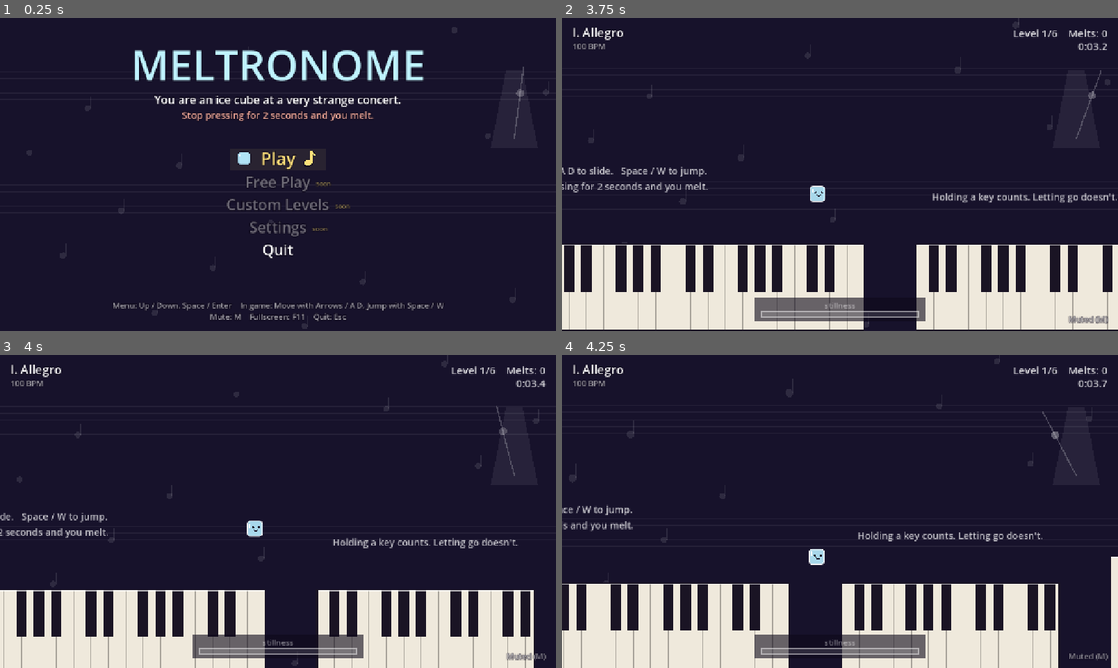
Above: before the commit, frames 1-4 (two rows, left to right).
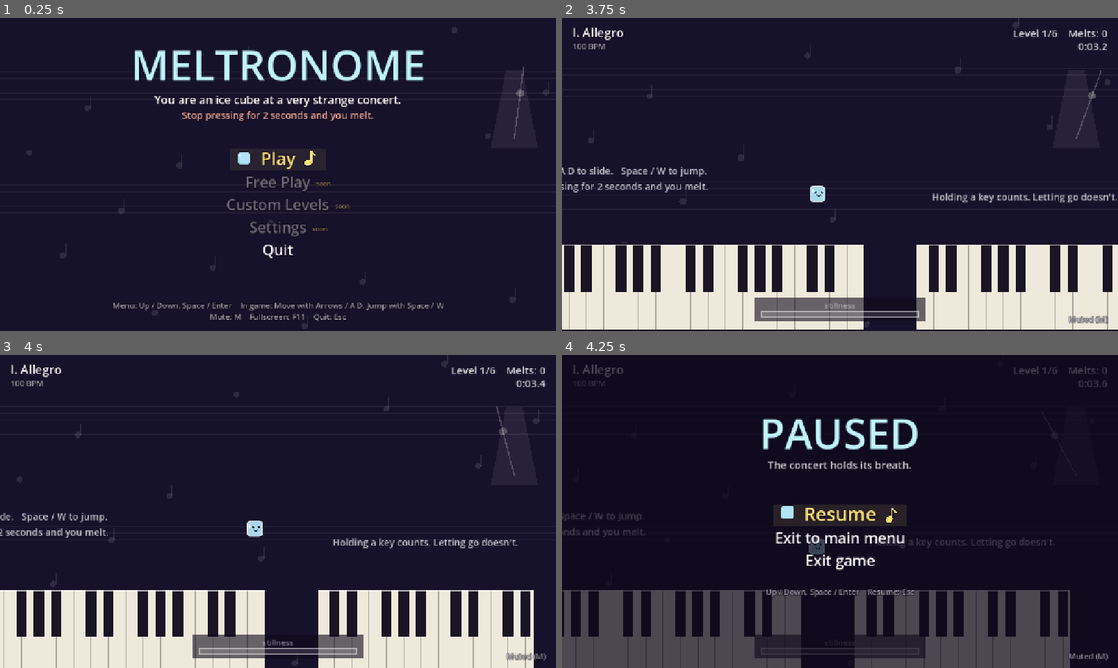
Above: after the commit, the same moments.

Repository: lazywarp/OctAIJam
Game: Godot game, scene res://scenes/main.tscn
The game is run twice, just before and just after one commit, with the same random seed, the same clock (stepped at 60 frames per second) and the same inputs.
Inputs (mouse positions are in pixels of both pictures, inside the frame that each line leads up to):
- Up to frame 1 (0.25 s): no input
- Up to frame 2 (3.75 s): tap Enter at 0.5, 2.1 s; move the mouse to (962, 158) at 0.52 s; hold Space (jump) 0.53-1.28 s; hold Right (move_right) 0.53-2.03 s; click (962, 158) at 0.67 s; move the mouse to (728, 190) at 1.27 s; tap Z at 1.35 s; click (728, 190) at 1.42 s; tap Space (jump) at 1.52, 1.55, 1.82, 3.02, 3.05, 3.32 s; move the mouse to (895, 105) at 2.02 s; hold Left (move_left) 2.03-2.78 s; hold Space (jump) 2.03-2.78 s; click (895, 105) at 2.17 s; move the mouse to (812, 237) at 2.77 s; hold Right (move_right) from 2.78 s (still down); tap Keypad Enter at 2.85 s; click (812, 237) at 2.92 s; move the mouse to (1006, 221) at 3.52 s; hold Space (jump) from 3.53 s (still down); tap M at 3.6 s; click (1006, 221) at 3.67 s
- Up to frame 3 (4 s): keep holding Right (move_right); keep holding Space (jump)
- Up to frame 4 (4.25 s): keep holding Right (move_right); keep holding Space (jump); tap Escape at 4.15 s

Frames 1-3 are identical in both runs. In frame 4, 28% of the frame differs, in the area x 0-100%, y 0-100%.

Commit message:
Pause menu (M4): Esc / Start pauses a level
Esc or gamepad Start during a level (play, dying, win) pauses via
SceneTree.paused; Esc on the main menu still quits. Only the new
pause_menu.gd node, the HUD layer and the synth run while paused, so the
beat clock, stillness, level timer, power-ups, death/win countdowns,
player, pendulums, hazards and background all freeze; ringing pads fade
out but no new ticks or notes start (delayed chime timers no longer run
while paused). Losing window focus mid-level also pauses.

The HUD dims the level under "PAUSED" with Resume, Exit to main menu and
Exit game, navigated like the main menu (keys, stick, mouse, same blips
and lemon highlight). Esc / Start / B resume. Resume resets stillness;
Exit to main menu abandons the attempt; Exit game quits cleanly.

Co-Authored-By: Claude Opus 5.5 <noreply@anthropic.com>

Diff:
--- a/scripts/hud.gd
+++ b/scripts/hud.gd
@@ -9,6 +9,7 @@
 var font: Font
 var _t := 0.0
 var _menu_rects: Array[Rect2] = [] # main menu item hit boxes, from the last draw (for the mouse)
+var _pause_rects: Array[Rect2] = [] # pause menu item hit boxes, likewise
 var _box := StyleBoxFlat.new()
 
 
@@ -16,15 +17,25 @@
 	font = ThemeDB.fallback_font
 
 
-# Mouse on the main menu: hovering highlights an item, a left click selects it.
+# Mouse on the main menu or the pause menu: hovering highlights an item, a left click selects it.
 func _input(event: InputEvent) -> void:
-	if main.state != "menu":
+	var paused: bool = main.pause_menu.is_open()
+	if main.state != "menu" and not paused:
 		return
 	var mouse_move := event is InputEventMouseMotion
 	var click: bool = event is InputEventMouseButton and event.pressed and event.button_index == MOUSE_BUTTON_LEFT
 	if not mouse_move and not click:
 		return
 	var at := get_local_mouse_position()
+	if paused:
+		for i in _pause_rects.size():
+			if _pause_rects[i].has_point(at):
+				if click:
+					main.pause_menu.select(i)
+				else:
+					main.pause_menu.highlight(i)
+				return
+		return
 	for i in _menu_rects.size():
 		if _menu_rects[i].has_point(at):
 			if click:
@@ -63,9 +74,12 @@
 		_:
 			_draw_play_hud(vp)
 
-	if main.message_t > 0.0 and main.state != "menu": # the menu draws its own, below the items
+	if main.message_t > 0.0 and main.state != "menu" and not main.pause_menu.is_open(): # the menu draws its own
 		var a := clampf(main.message_t * 2.0, 0.0, 1.0)
 		_text(vp.y * 0.28, main.message, 46, Color(1, 1, 1, a))
+
+	if main.pause_menu.is_open():
+		_draw_pause(vp)
 
 	if AudioServer.is_bus_mute(AudioServer.get_bus_index("Master")):
 		var pos := Vector2(vp.x - 224, vp.y - 20)
@@ -123,6 +137,42 @@
 		_text(y0 + step * items.size() + 8.0, main.message, 24, Color(1.0, 0.89, 0.48, a))
 	_text(vp.y - 52.0, "Menu: Up / Down, Space / Enter    In game: Move with Arrows / A D, Jump with Space / W", 18, Color(1, 1, 1, 0.6))
 	_text(vp.y - 26.0, "Mute: M    Fullscreen: F11    Quit: Esc", 18, Color(1, 1, 1, 0.6))
+
+
+# Pause overlay: the frozen level dimmed behind "PAUSED" and the items, highlighted like the
+# main menu. The cube and note bob on the HUD's own clock, since the beat is frozen.
+func _draw_pause(vp: Vector2) -> void:
+	var pm = main.pause_menu
+	draw_rect(Rect2(Vector2.ZERO, vp), Color(0.05, 0.03, 0.1, 0.72))
+	var top := vp.y * 0.3
+	_text(top, "PAUSED", 96, Color("bff3ff"))
+	_text(top + 46, "The concert holds its breath.", 24, Color(1, 1, 1, 0.75))
+
+	var items: Array = pm.ITEMS
+	var y0 := vp.y * 0.53
+	var step := 52.0
+	var cx := vp.x * 0.5
+	var pulse := pow(1.0 - fposmod(_t * 1.2, 1.0), 3.0)
+	var pop: float = pm.flash
+	_pause_rects.clear()
+	for i in items.size():
+		var label: String = items[i]
+		var sel: bool = i == pm.index
+		var y := y0 + step * i
+		var size := 40 if sel else 34
+		if sel:
+			size += roundi(4.0 * pop)
+		var half := font.get_string_size(label, HORIZONTAL_ALIGNMENT_LEFT, -1, size).x * 0.5
+		if sel:
+			draw_rect(Rect2(cx - half - 70.0, y - step * 0.72, half * 2.0 + 140.0, step * 0.92), Color(1.0, 0.89, 0.48, 0.07 + 0.05 * pulse))
+		_text(y, label, size, Color("ffe27a") if sel else Color.WHITE)
+		_pause_rects.append(Rect2(cx - 240.0, y - step * 0.68, 480.0, step))
+		if sel:
+			var mid := y - size * 0.36
+			var bob := -6.0 * pulse
+			_draw_cube(Vector2(cx - half - 38.0, mid + bob), 30.0 + 4.0 * pulse)
+			_draw_note(Vector2(cx + half + 30.0, mid - bob), Color("ffe27a"))
+	_text(y0 + step * items.size() + 14.0, "Up / Down, Space / Enter    Resume: Esc", 18, Color(1, 1, 1, 0.6))
 
 
 # A little ice cube, like the player: centred on c, side s.
--- a/scripts/main.gd
+++ b/scripts/main.gd
@@ -14,6 +14,7 @@
 const SynthScript := preload("res://scripts/synth.gd")
 const BackgroundScript := preload("res://scripts/background.gd")
 const HudScript := preload("res://scripts/hud.gd")
+const PauseMenuScript := preload("res://scripts/pause_menu.gd")
 const Levels := preload("res://scripts/levels.gd")
 
 const DEFAULT_BPM := 100.0
@@ -78,6 +79,7 @@
 var world: Node2D
 var player: PlayerScript
 var synth: SynthScript
+var pause_menu: PauseMenuScript
 
 var _beat_clock := 0.0 # progress through the current beat, in beats (0..1)
 var _bpm_from := DEFAULT_BPM
@@ -104,6 +106,7 @@
 	RenderingServer.set_default_clear_color(Color("17122b"))
 
 	synth = SynthScript.new()
+	synth.process_mode = Node.PROCESS_MODE_ALWAYS # menu blips and ringing pads while paused
 	add_child(synth)
 	var pad_hz: Array[float] = []
 	for chord: Array in CHORDS:
@@ -127,10 +130,15 @@
 
 	var hud_layer := CanvasLayer.new()
 	hud_layer.layer = 10
+	hud_layer.process_mode = Node.PROCESS_MODE_ALWAYS # draws the pause overlay
 	add_child(hud_layer)
 	var hud := HudScript.new()
 	hud.main = self
 	hud_layer.add_child(hud)
+
+	pause_menu = PauseMenuScript.new()
+	pause_menu.main = self
+	add_child(pause_menu)
 
 	# For testing: `godot --path . -- --level 5` skips the menu and starts at that level.
 	var args := OS.get_cmdline_user_args()
@@ -172,7 +180,8 @@
 func _input(event: InputEvent) -> void:
 	if event is InputEventKey and event.pressed and not event.echo:
 		if event.keycode == KEY_ESCAPE:
-			_quit()
+			if not is_playing(): # in a level, Esc pauses instead (pause_menu.gd)
+				_quit()
 		elif event.keycode == KEY_F11:
 			var full := DisplayServer.window_get_mode() == DisplayServer.WINDOW_MODE_FULLSCREEN
 			DisplayServer.window_set_mode(DisplayServer.WINDOW_MODE_WINDOWED if full else DisplayServer.WINDOW_MODE_FULLSCREEN)
@@ -646,7 +655,7 @@
 		if k == 0:
 			synth.play("pling", hz, -9.0)
 		else:
-			get_tree().create_timer(k * 0.07).timeout.connect(synth.play.bind("pling", hz, -9.0))
+			get_tree().create_timer(k * 0.07, false).timeout.connect(synth.play.bind("pling", hz, -9.0))
 	note_collected.emit(points, note_points)
 	return true
 
@@ -750,7 +759,7 @@
 	player.win()
 	_goal.celebrate()
 	for k in 6:
-		get_tree().create_timer(k * 0.09).timeout.connect(synth.play.bind("note", _chord_hz(k), -5.0))
+		get_tree().create_timer(k * 0.09, false).timeout.connect(synth.play.bind("note", _chord_hz(k), -5.0))
 	_show("Bravo! New best %s" % format_time(level_time) if _record_clear() else "Bravo!", 1.8)
 
 
--- /dev/null
+++ b/scripts/pause_menu.gd
@@ -0,0 +1,109 @@
+extends Node
+## Pause menu. Pausing sets SceneTree.paused, which freezes main.gd (beat clock, stillness,
+## level timer, power-ups, death and win countdowns), the world, the background and the
+## camera. Only this node, the HUD and the synth run while paused (PROCESS_MODE_ALWAYS),
+## so pads already sounding ring out but no new ticks, bass or notes start.
+
+const ITEMS := ["Resume", "Exit to main menu", "Exit game"]
+
+var main
+var index := 0 # highlighted item
+var flash := 0.0 # 1 -> 0, HUD pop when the highlight moves or an item is chosen
+
+var _hold := 0.0 # countdown to the next auto-repeat step while up/down is held
+
+
+func _ready() -> void:
+	process_mode = Node.PROCESS_MODE_ALWAYS
+
+
+func is_open() -> bool:
+	return get_tree().paused
+
+
+func open() -> void:
+	if is_open() or not main.is_playing():
+		return
+	index = 0
+	flash = 1.0
+	_hold = main.MENU_REPEAT_DELAY
+	get_tree().paused = true
+	main.synth.play("thud", 196.0, -10.0)
+
+
+func _unpause() -> void:
+	get_tree().paused = false
+
+
+# Esc / Start pause during a level; Esc, Start or B resume. While paused main.gd gets no
+# input, so its other keys (mute, fullscreen) are passed on to it here.
+func _input(event: InputEvent) -> void:
+	var key: bool = event is InputEventKey and event.pressed and not event.echo
+	var pad: bool = event is InputEventJoypadButton and event.pressed
+	var toggle: bool = (key and event.keycode == KEY_ESCAPE) or (pad and event.button_index == JOY_BUTTON_START)
+	if not is_open():
+		if toggle and main.is_playing():
+			open()
+			get_viewport().set_input_as_handled()
+		return
+	if toggle or (pad and event.button_index == JOY_BUTTON_B):
+		select(0)
+		get_viewport().set_input_as_handled()
+	else:
+		main._input(event)
+
+
+# Leaving the window mid-level pauses it.
+func _notification(what: int) -> void:
+	if what == NOTIFICATION_APPLICATION_FOCUS_OUT and is_inside_tree() and main and main.is_playing():
+		open()
+
+
+# Up/down moves the highlight (wrapping, auto-repeating while held), like the main menu.
+# Select is read here, after this frame's physics, so Space on Resume can't also jump.
+func _process(delta: float) -> void:
+	flash = maxf(flash - delta * 4.0, 0.0)
+	if not is_open():
+		return
+	var dir := 0
+	if Input.is_action_just_pressed("menu_up"):
+		dir = -1
+		_hold = main.MENU_REPEAT_DELAY
+	elif Input.is_action_just_pressed("menu_down"):
+		dir = 1
+		_hold = main.MENU_REPEAT_DELAY
+	elif Input.is_action_pressed("menu_up") != Input.is_action_pressed("menu_down"):
+		_hold -= delta
+		if _hold <= 0.0:
+			_hold = main.MENU_REPEAT_RATE
+			dir = -1 if Input.is_action_pressed("menu_up") else 1
+	if dir != 0:
+		highlight(posmod(index + dir, ITEMS.size()))
+	if Input.is_action_just_pressed("menu_select"):
+		select(index)
+
+
+## Highlight an item directly (the HUD calls this on mouse hover).
+func highlight(i: int) -> void:
+	if i == index:
+		return
+	index = i
+	flash = 1.0
+	main.synth.play("tick", 2093.0, -12.0) # C7 blip, as on the main menu
+
+
+func select(i: int) -> void:
+	if not is_open():
+		return
+	index = i
+	flash = 1.0
+	main.synth.play("chime", 1046.5, -10.0) # C6
+	match i:
+		0: # Resume: that was an input, so the pause doesn't count toward melting.
+			_unpause()
+			main.idle = 0.0
+		1: # Abandon the attempt: no time or best is recorded.
+			_unpause()
+			main._to_menu()
+		2:
+			main._quit()
Not shown, added: scripts/pause_menu.gd.uid
